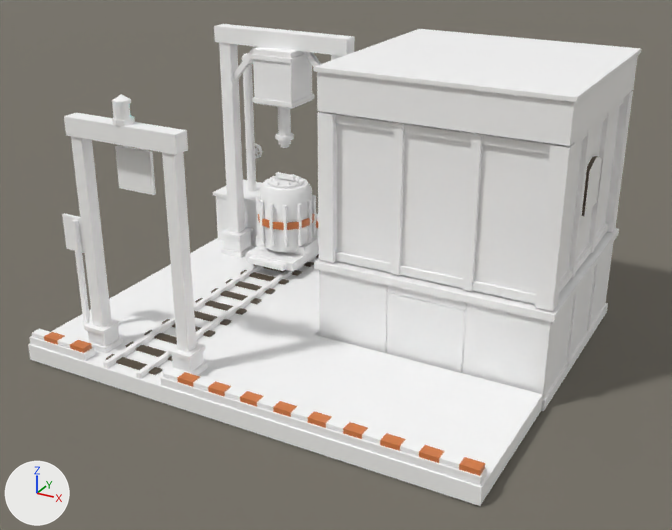
Before and after pictures for a commit that changed the Blender file src/DeepFrontier/Art/Source/RadioactiveWasteExport-ReferenceStudy.blend.
Both versions are drawn from a 50 mm camera at (2.33, -12.16, 5.79) aimed at (-2.86, -2.72, 1.07). Arrows for +X, +Y and +Z are at lower left; the lights stay in place. The older version comes first.

In view in the first picture: 'Plane', 'RadioactiveWasteExport.Architecture', 'RadioactiveWasteExport.Beacon', 'RadioactiveWasteExport.CaskCar', 'RadioactiveWasteExport.Nozzle'.
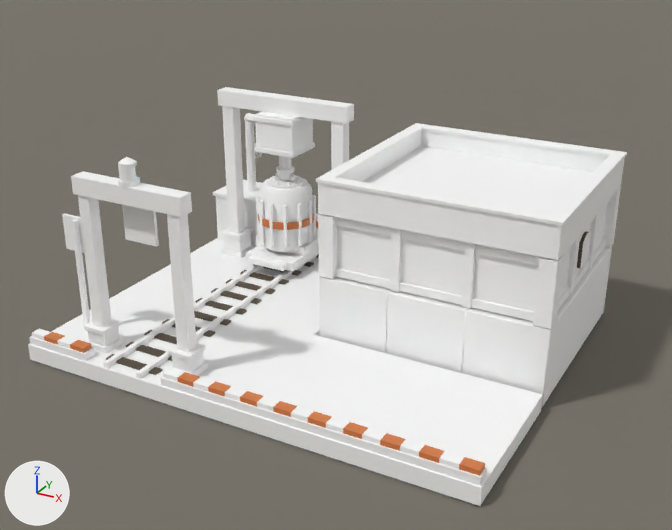
Where the change shows, as pixel boxes (x1, y1, x2, y2) in the pictures (672 x 530 px):
'RadioactiveWasteExport.Architecture', reshaped (13% shorter)
    before: (28, 24, 642, 506)
    after: (28, 87, 627, 506)
'RadioactiveWasteExport.Nozzle', moved
    before: (275, 107, 294, 148)
    after: (276, 156, 294, 180)
'RadioactiveWasteExport.Beacon', moved
    before: (112, 104, 131, 120)
    after: (118, 166, 136, 182)
part 1 of me_radioactivewasteexport_architecture, added
    after: (602, 246, 612, 314)
part 2 of me_radioactivewasteexport_architecture, added
    after: (318, 214, 337, 279)
part 3 of me_radioactivewasteexport_architecture, added
    after: (533, 255, 563, 329)
part 4 of me_radioactivewasteexport_architecture, deleted
    before: (64, 24, 642, 363)
part 5 of me_radioactivewasteexport_architecture, reshaped
    before: (219, 43, 619, 411)
    after: (217, 87, 627, 406)
part 6 of me_radioactivewasteexport_architecture, built on
    before: (71, 136, 197, 352)
    after: (71, 157, 197, 352)

The change, as a list of edits to the scene's bpy script:
```text
Change me_radioactivewasteexport_architecture:
    used by ob_radioactivewasteexport_architecture; location = (0.0, 0.0, 0.0)
    remove me_radioactivewasteexport_architecture.from_pydata(...)  # 3001 vertices, 1375 faces; spans x -6.0..0.04, y -5.0..0.14, z -0.03..3.62
    add me_radioactivewasteexport_architecture.from_pydata(...)  # 2953 vertices, 1349 faces; spans x -6.0..0.02, y -5.0..0.04, z -0.02..2.74
    me_radioactivewasteexport_architecture part 1: a new loose piece, a box spanning x -0.988..0.0, y -0.27..-0.22, z 0.0..1.0, in mat_plaster_white_ironteeth (its picture is missing)
    me_radioactivewasteexport_architecture part 2: a new loose piece, a box spanning x -2.95..-2.75, y -3.0..-2.8, z 1.01..1.82, in mat_plaster_white_ironteeth (its picture is missing)
    me_radioactivewasteexport_architecture part 3: a new loose piece, a box spanning x -0.2..0.0, y -3.0..-2.8, z 1.01..1.82, in mat_plaster_white_ironteeth (its picture is missing)
    me_radioactivewasteexport_architecture part 4: 249 loose pieces with 1509 vertices, spanning x -5.58..0.03, y -4.67..0.07, z 0.0..3.62, are deleted
    me_radioactivewasteexport_architecture part 5: 20 vertices moved from x -5.57..-1.0, y -1.34..-0.58, z 0.0..3.4 to x -5.57..-1.0, y -1.34..-0.27, z 0.0..2.5; 48 vertices removed from x -2.99..0.04, y -3.04..-0.11, z -0.03..2.26; 1004 vertices added at x -5.58..0.02, y -3.02..-0.12, z 0.0..2.72
    me_radioactivewasteexport_architecture part 6: 8 vertices moved from x -5.23..-3.77, y -4.63..-4.47, z 2.9 to x -5.23..-3.77, y -4.63..-4.47, z 2.2; 457 vertices added at x -5.28..-3.72, y -4.67..-4.38, z 1.67..2.74
    other edits to the shape of me_radioactivewasteexport_architecture do not show in these pictures
Change ob_radioactivewasteexport_nozzle:
    ob_radioactivewasteexport_nozzle.location: (-4.5, -1.25, 2.3) -> (-4.5, -1.25, 1.75)
Change ob_radioactivewasteexport_beacon:
    ob_radioactivewasteexport_beacon.location: (-4.5, -4.55, 3.26) -> (-4.5, -4.55, 2.56)
```
